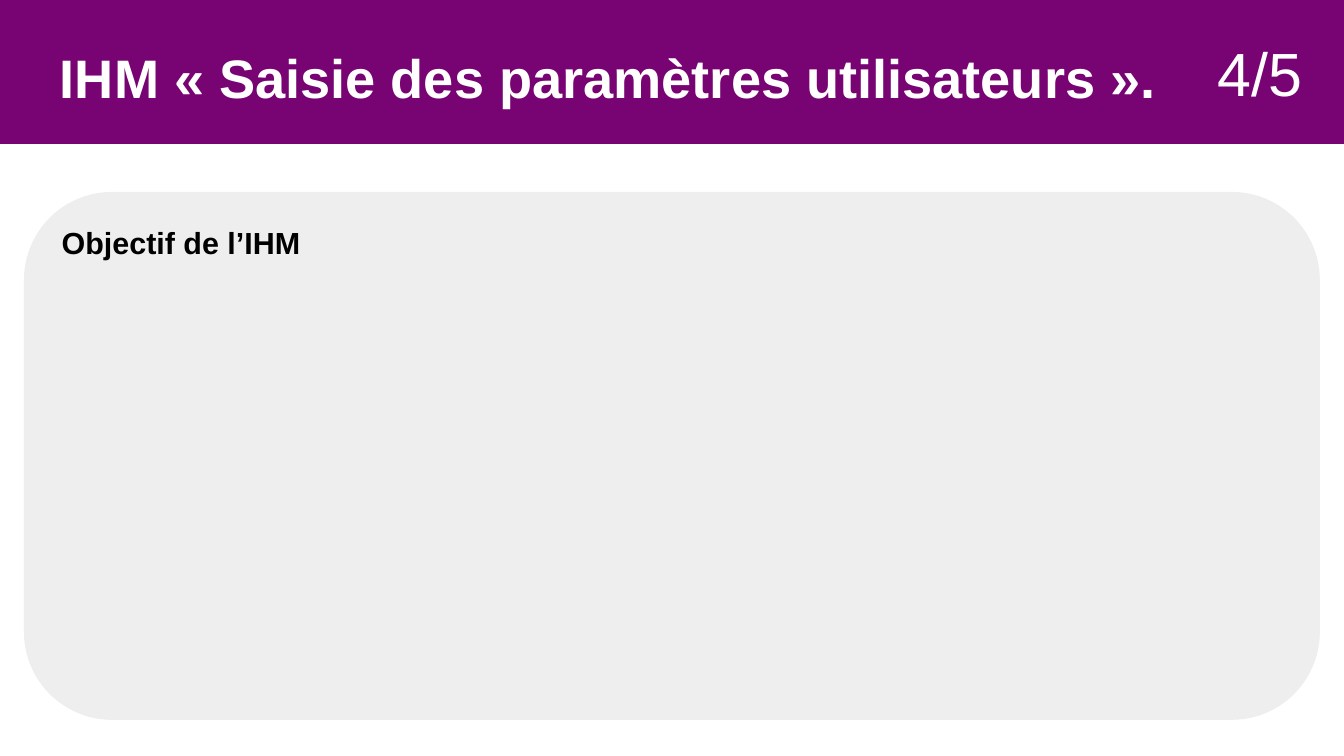
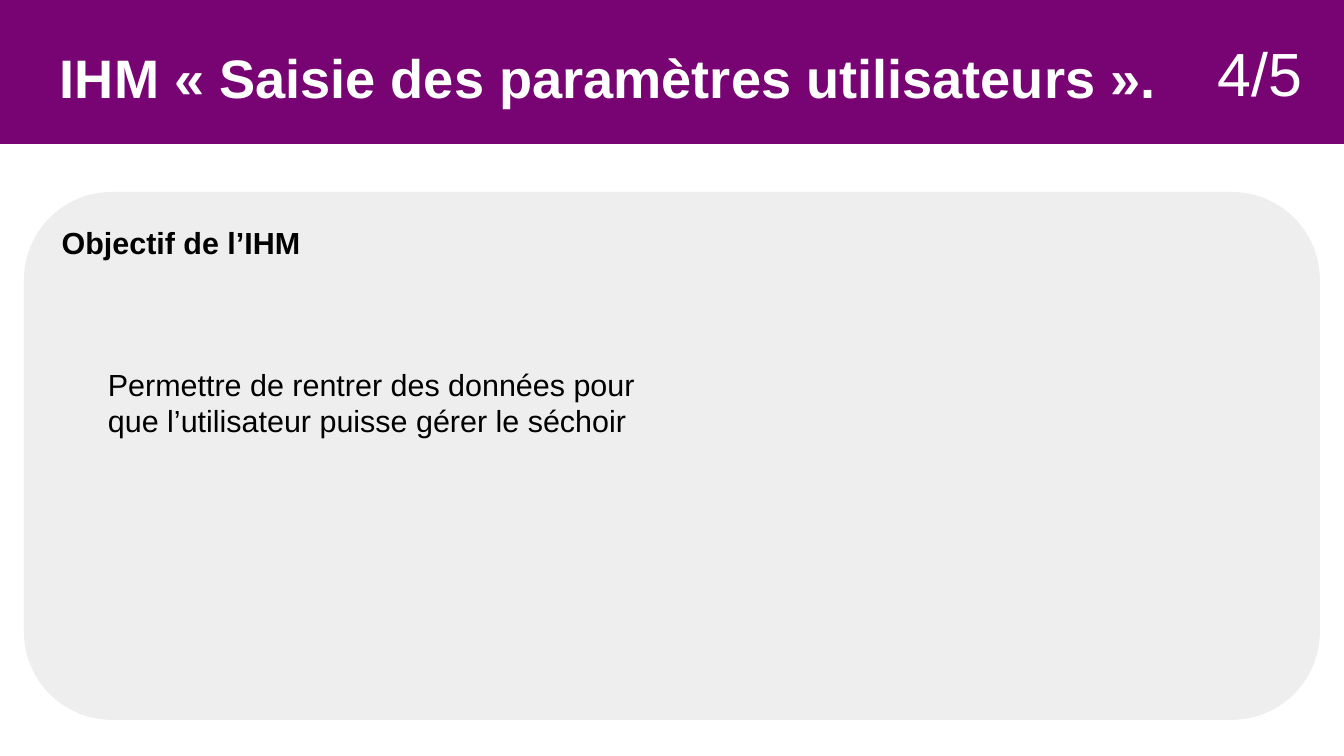
Before and after one commit to Sauvage89/sechoir-houblon, a slide deck: slide 32 of doc/diaporama/revu2/revu2_sauvage.odp (slide 30 before the commit). Drawn at 1344x756 pixels with LibreOffice and Linux fonts; fonts in the diff are those of the drawing. Boxes give left, top, right and bottom in pixels: in the first picture for what was removed or moved away, otherwise in the second. Text is boxed around its words. In the diff, an @@ line names an element or a change of style, - is before the commit and + after.

```diff
--- a/doc/diaporama/revu2/revu2_sauvage.odp
+++ b/doc/diaporama/revu2/revu2_sauvage.odp
@@ text added at <box>108,373,635,438</box>, 18 pt, text #000000 @@
+Permettre de rentrer des données pour que l’utilisateur puisse gérer le séchoir
```
Also in this commit, not shown: 2 other slides changed, 2 slides added.
